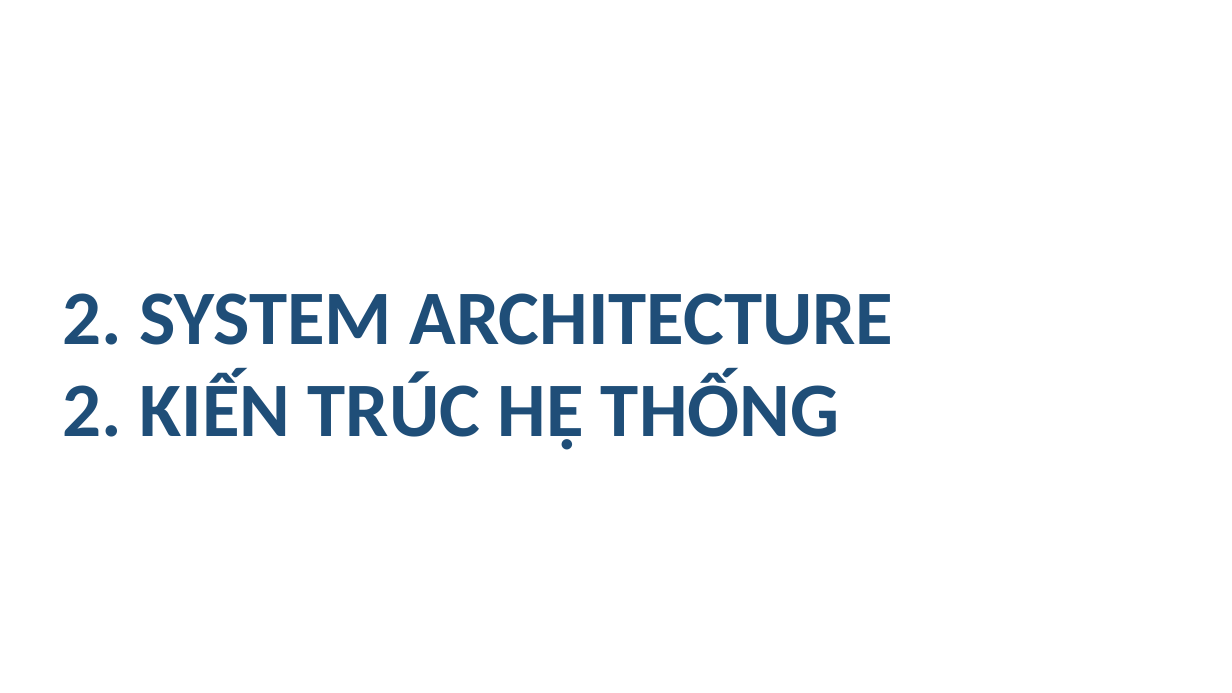
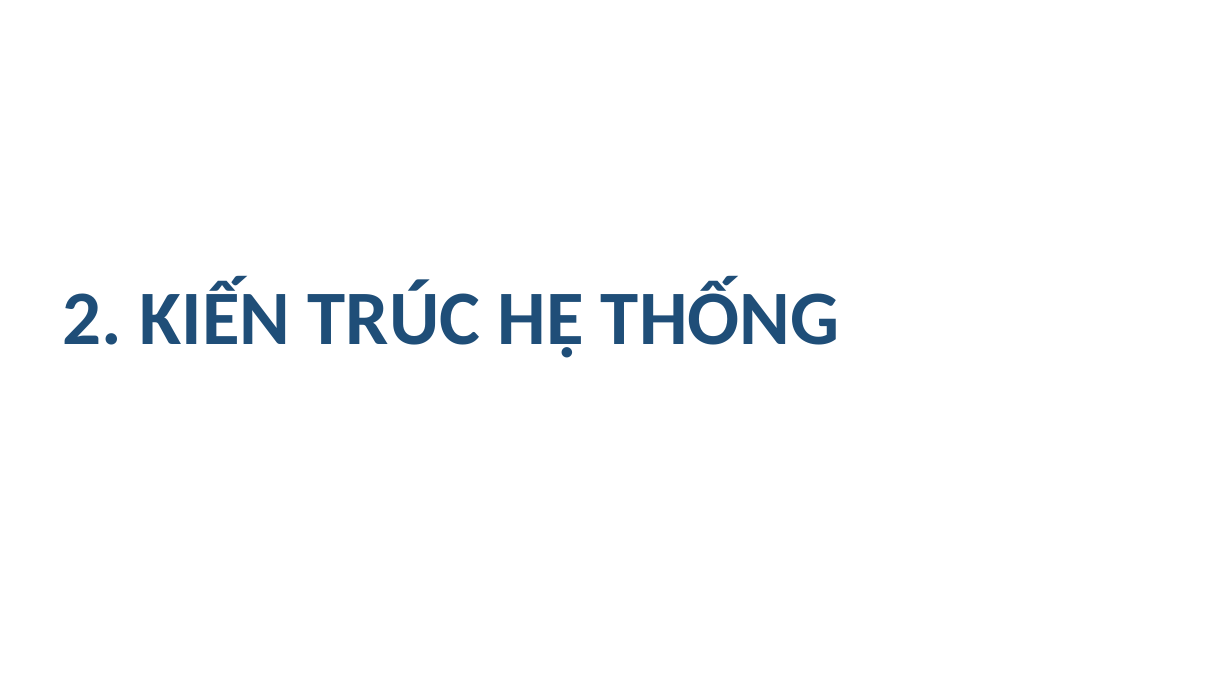
Before and after one commit to Theta2414/Controlling-Robot-Car, a slide deck: slide 4 of Presentation/EmbeddedC.pptx. Drawn at 1232x693 pixels with LibreOffice and Linux fonts; fonts in the diff are those of the drawing; background and template pictures are left out. Boxes give left, top, right and bottom in pixels: in the first picture for what was removed or moved away, otherwise in the second. Text is boxed around its words. In the diff, an @@ line names an element or a change of style, - is before the commit and + after.

```diff
--- a/Presentation/EmbeddedC.pptx
+++ b/Presentation/EmbeddedC.pptx
@@ title at <box>63,293,894,345</box>: paragraph removed @@
-2. SYSTEM ARCHITECTURE
```
Also in this commit, not shown: 15 other slides changed, 1 slide removed, 31 other files.
